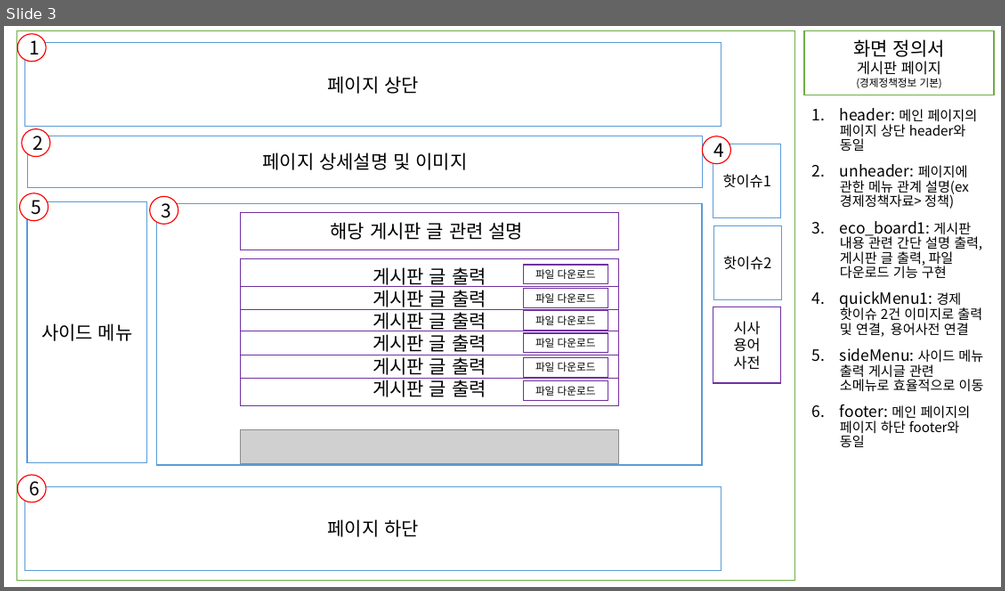
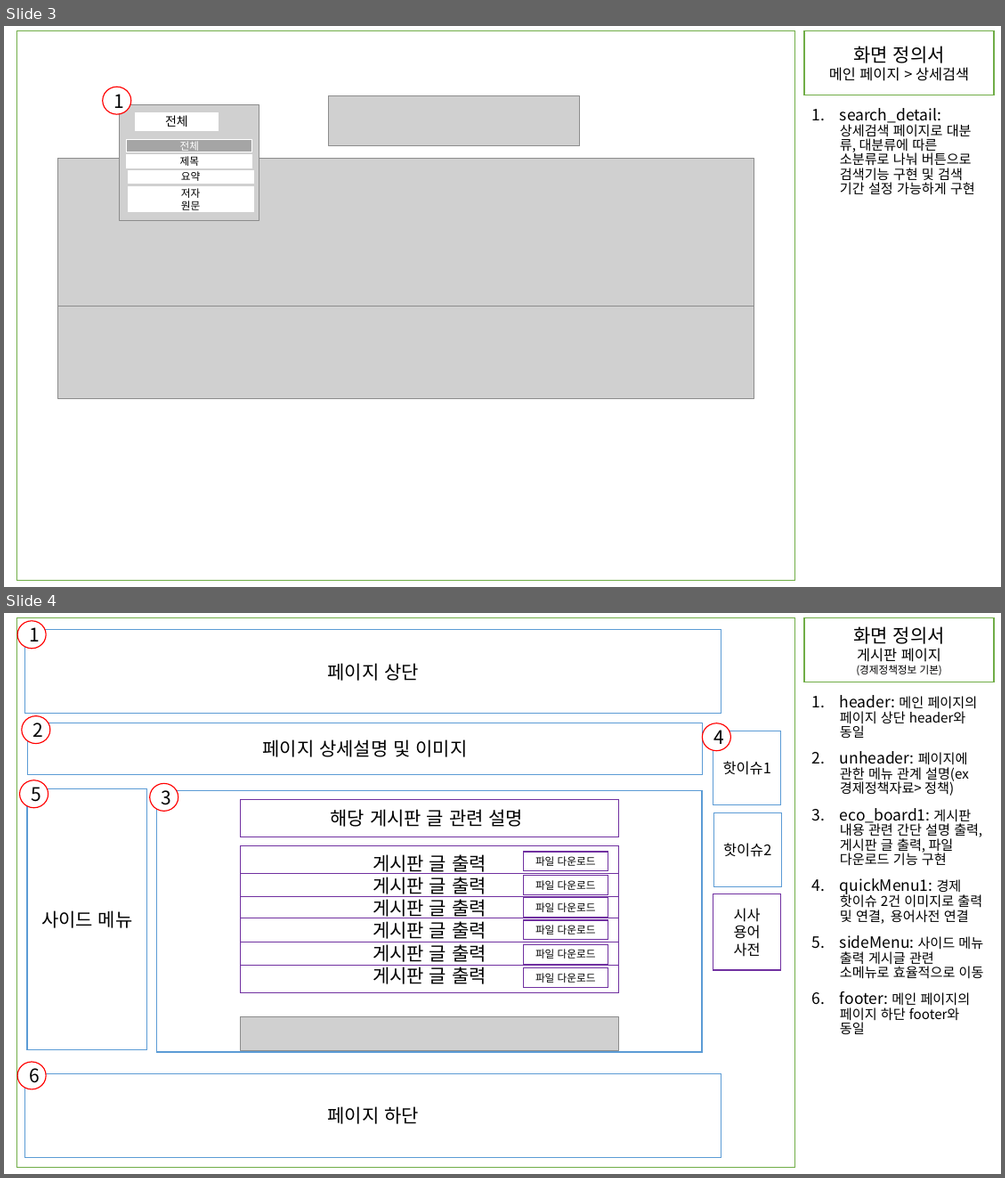
Before and after one commit to JSH970930/renewKDI, a slide deck: 응용SW프로젝트 화면정의서 1조.pptx. Shown one above the other, each under a label of ours: slide 3 before the commit, slides 3 and 4 after it. The pictures are 1005x591 and 1005x1178 pixels, drawn with LibreOffice and Linux fonts; fonts in the diff are those of the drawing; grey boxes stand for pictures. Boxes give left, top, right and bottom in pixels: in the first picture for what was removed or moved away, otherwise in the second. Text is boxed around its words. In the diff, an @@ line names an element or a change of style, - is before the commit and + after.

```diff
--- a/응용SW프로젝트 화면정의서 1조.pptx
+++ b/응용SW프로젝트 화면정의서 1조.pptx
@@ slide 3 added at (4, 26, 1001, 587), background #FFFFFF @@
@@ rectangle added at (17, 31, 795, 580), fill #FFFFFF, outline #70AD47 1 pt @@
@@ rectangle added at (680, 42, 704, 63), fill #FFFFFF @@
@@ rectangle added at (804, 31, 994, 95), fill #FFFFFF, outline #70AD47 1 pt, 14 pt, text #000000 @@
+화면 정의서
+메인 페이지 > 상세검색
@@ ellipse added at (103, 87, 131, 114), fill #FFFFFF, outline #FF0000 1 pt, 18 pt, text #000000 @@
+1
@@ text added at (840, 108, 975, 195), 13 pt, text #000000 @@
+1. search_detail: 상세검색 페이지로 대분류, 대분류에 따른 소분류로 나눠 버튼으로 검색기능 구현 및 검색 기간 설정 가능하게 구현
@@ picture added at (57, 159, 754, 305) @@
@@ group added at (119, 95, 579, 220): 6 rectangles, 2 pictures @@
+전체
+전체
+제목
+요약
+저자
+원문
@@ picture added at (57, 305, 754, 398) @@
@@ what was slide 3 is now slide 4 @@
```
Also in this commit, not shown: 1 slide changed.
